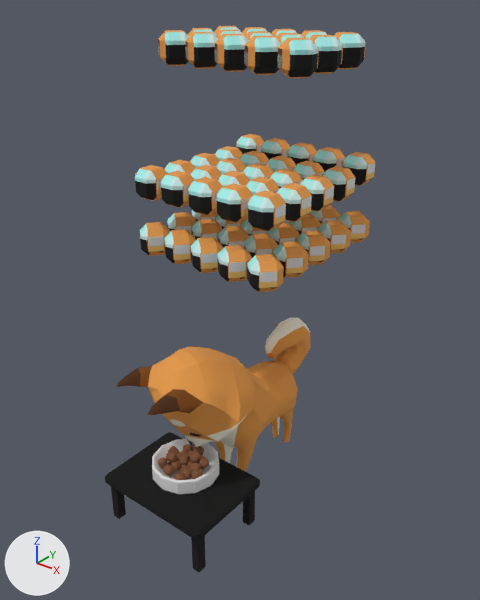
One commit to the OBJ model ChiBaApp/app/src/main/assets/models/fullBowl/fullBowl_frame36.obj: the scene before it, then after it.
Rendered twice from a 50 mm lens placed at (13.15, -17.39, 15.99), pointed at (0.22, -1.23, 5.97). The lights are fixed; the arrows at lower left show +X, +Y and +Z. Where no turn or scale is listed for an object, it has been applied to the vertices.

In view in the first picture: 'fullBowl_frame36'.
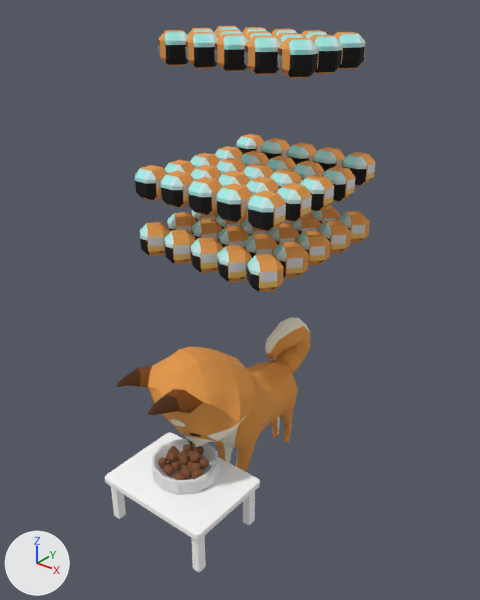
Diff of the bpy script that builds the scene:
```diff
--- a/ChiBaApp/app/src/main/assets/models/fullBowl/fullBowl_frame36.obj.py
+++ b/ChiBaApp/app/src/main/assets/models/fullBowl/fullBowl_frame36.obj.py
@@ mat_tisch_aistandard1sg @@
 mat_tisch_aistandard1sg = principled_material('Tisch:aiStandard1SG')
-mat_tisch_aistandard1sg.base_color = (0.0, 0.0, 0.0)  # black #000000
+mat_tisch_aistandard1sg.base_color = (1.0, 1.0, 1.0)  # white #ffffff
 mat_tisch_aistandard1sg.roughness = 1.0
```

What differs and where, as boxes (x1, y1, x2, y2) in the pictures (480 x 600 px):
'fullBowl_frame36', recoloured (black to white): (105, 412, 260, 572) in both
